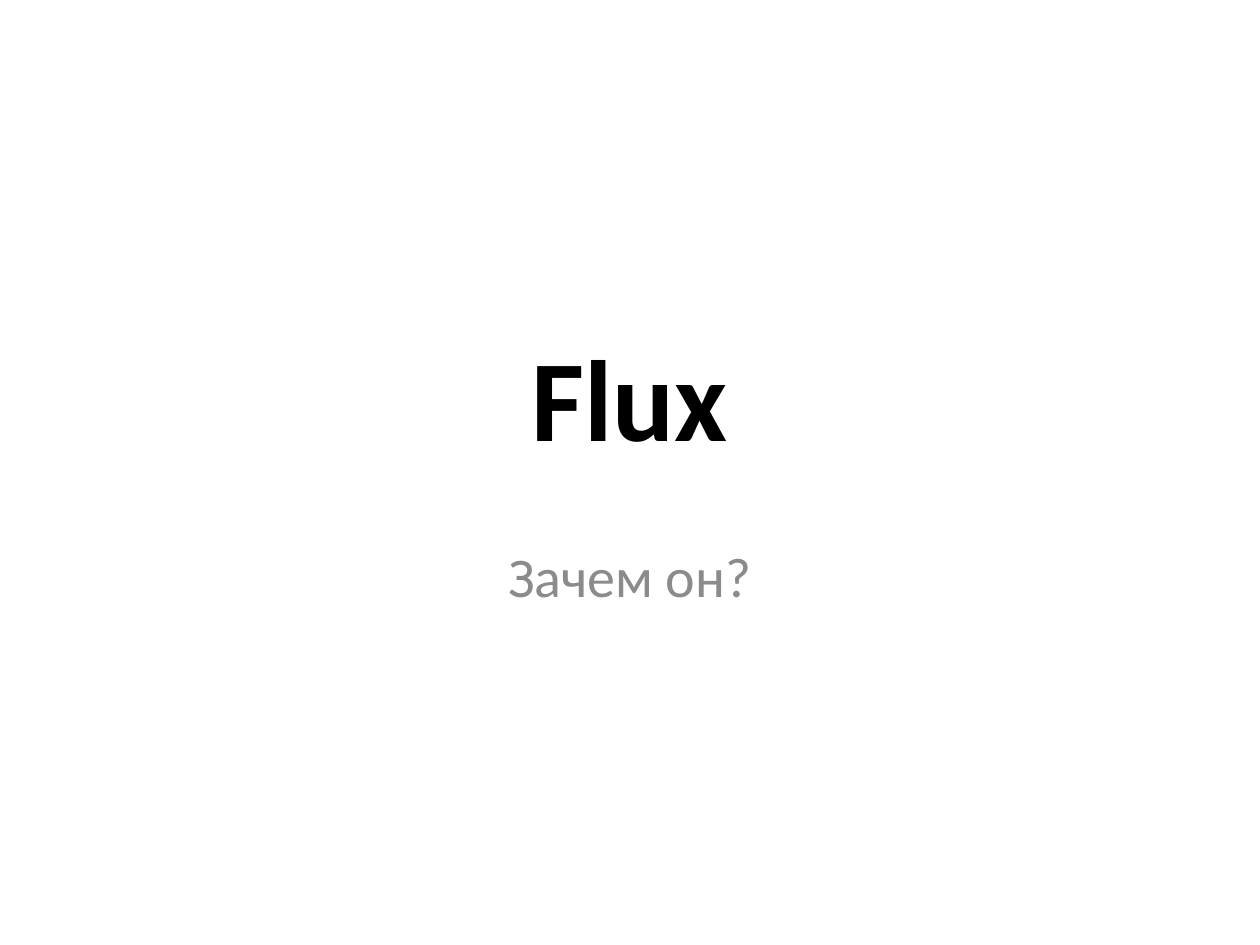
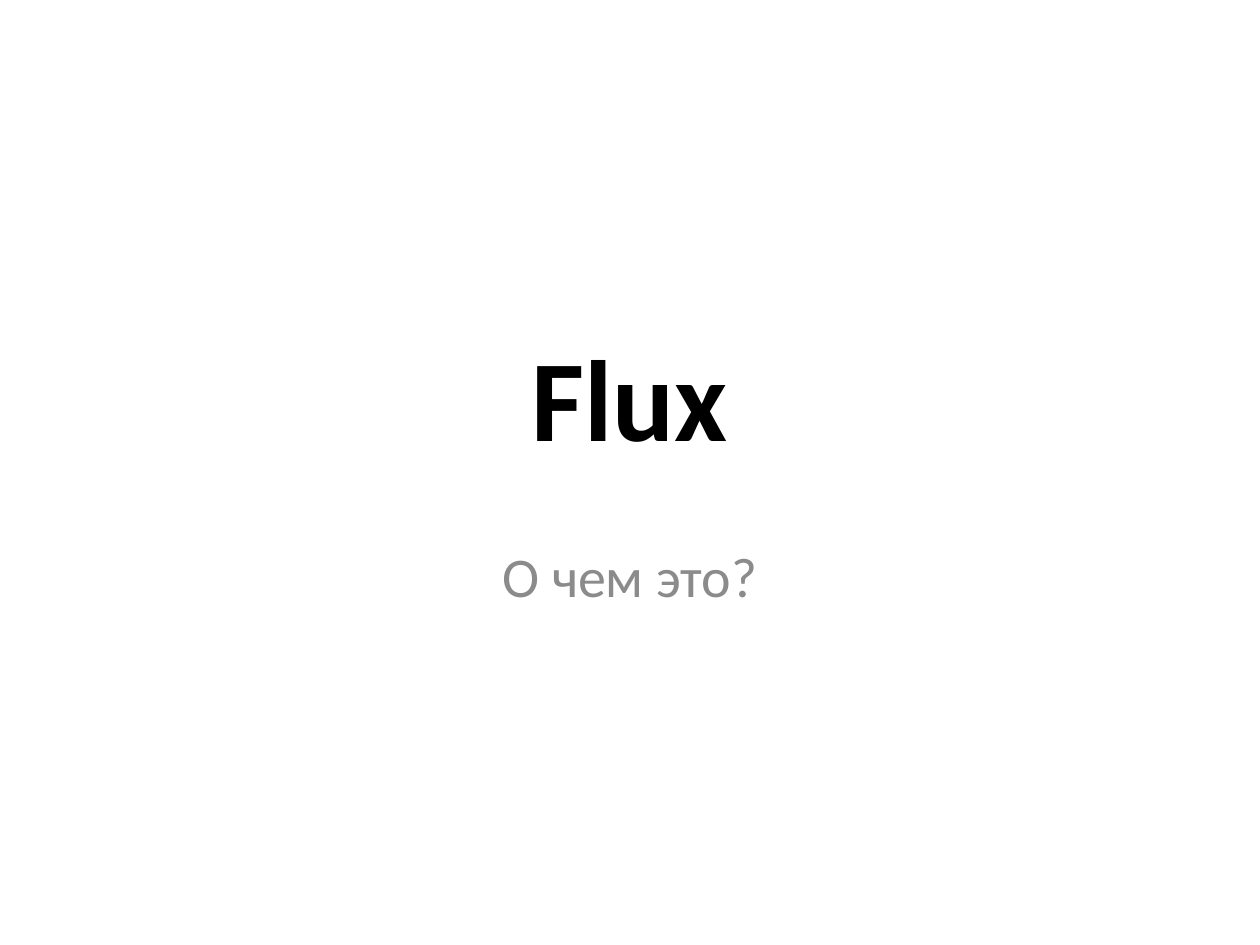
Before and after one commit to nickolaysm/flux_its_easy, a slide deck: slide 1 of pptx/Flux.pptx. Drawn at 1260x945 pixels with LibreOffice and Linux fonts; fonts in the diff are those of the drawing. Boxes give left, top, right and bottom in pixels: in the first picture for what was removed or moved away, otherwise in the second. Text is boxed around its words. In the diff, an @@ line names an element or a change of style, - is before the commit and + after.

Commit message:
Отредактированная pptx презентация по flux

```diff
--- a/pptx/Flux.pptx
+++ b/pptx/Flux.pptx
@@ subtitle at bbox=[502, 559, 757, 598]: text changed @@
-Зачем он?
+О чем это?
```
Also in this commit, not shown: 17 other slides changed, 4 slides added, 1 slide removed.
